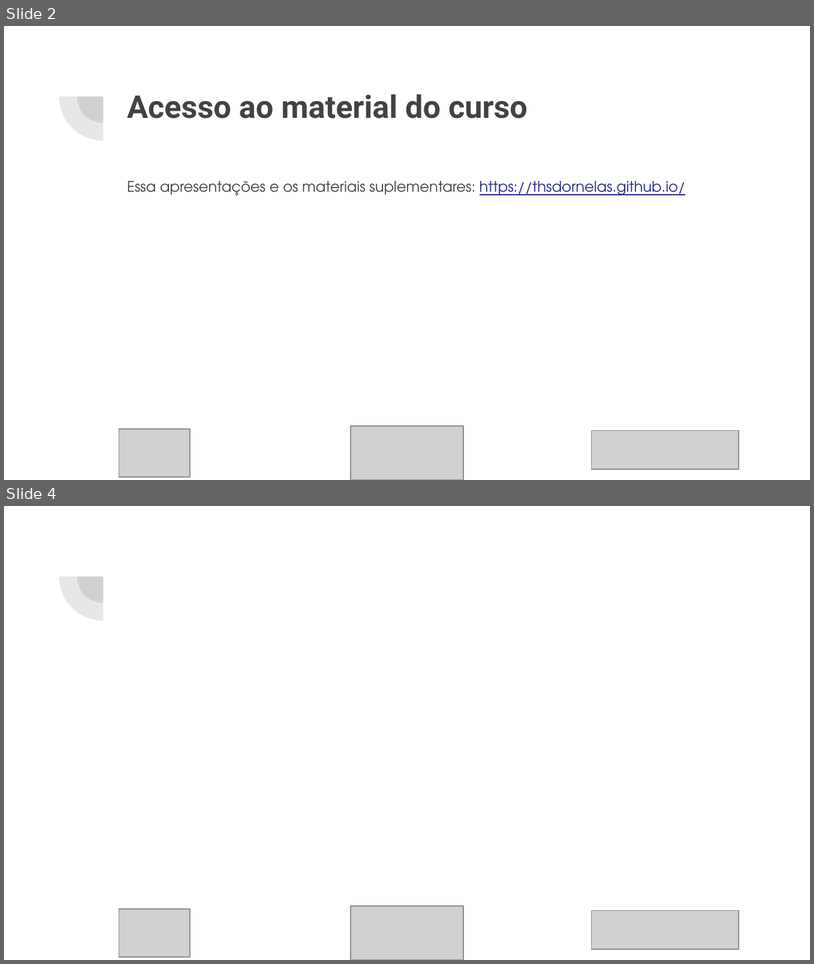
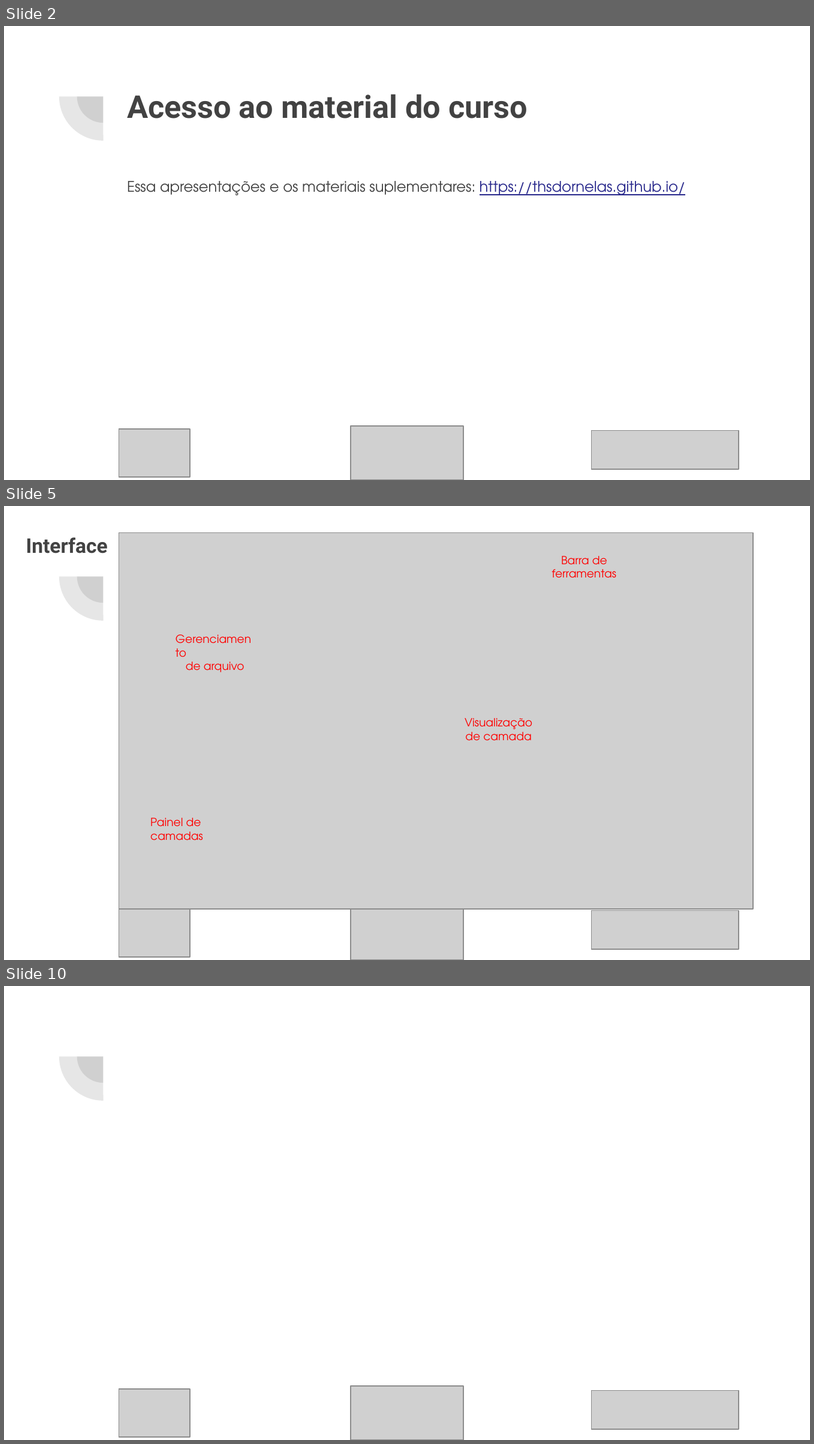
Before and after one commit to thsdornelas/curso_qgis, a slide deck: slides/Curso_QGIS.pptx. Shown one above the other, each under a label of ours: slides 2 and 4 before the commit, slides 2, 5 and 10 after it; the slides between them are not shown. The pictures are 814x964 and 814x1444 pixels, drawn with LibreOffice and Linux fonts; fonts in the diff are those of the drawing; grey boxes stand for pictures. Boxes give left, top, right and bottom in pixels: in the first picture for what was removed or moved away, otherwise in the second. Text is boxed around its words. In the diff, an @@ line names an element or a change of style, - is before the commit and + after.

```diff
--- a/slides/Curso_QGIS.pptx
+++ b/slides/Curso_QGIS.pptx
@@ slide 5 added at bbox=[4, 506, 810, 960], background #FFFFFF; not listed: 2 template elements that a slide beside it also shows @@
@@ text added at bbox=[26, 537, 108, 553], 18 pt, text #424242, bold @@
+Interface
@@ picture added at bbox=[119, 532, 754, 909] @@
@@ text added at bbox=[552, 556, 617, 578], 10 pt, text #FF0000 @@
+Barra de ferramentas
@@ text added at bbox=[186, 661, 245, 672], 10 pt, text #FF0000 @@
+Gerenciamento
+de arquivo
@@ text added at bbox=[465, 718, 533, 741], 10 pt, text #FF0000 @@
+Visualização de camada
@@ text added at bbox=[150, 817, 203, 840], 10 pt, text #FF0000 @@
+Painel de camadas
@@ picture added at bbox=[119, 909, 190, 956] @@
@@ picture added at bbox=[351, 906, 464, 960] @@
@@ picture added at bbox=[592, 910, 740, 949] @@
@@ what was slide 4 is now slide 10 @@
```
Also in this commit, not shown: 2 slides changed, 8 other slides added, 13 other files.
